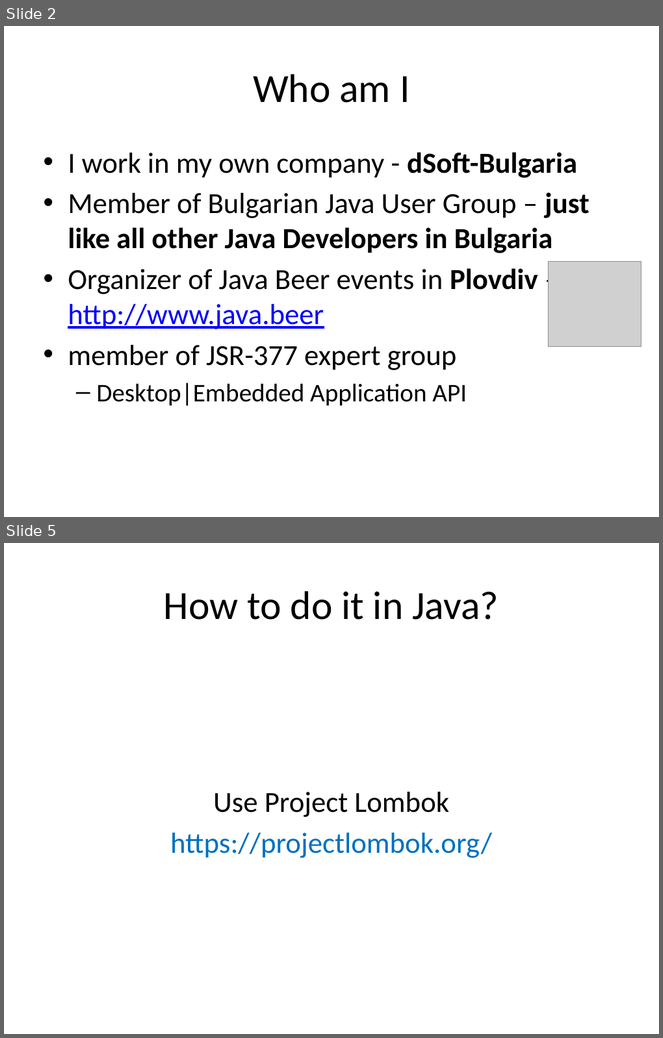
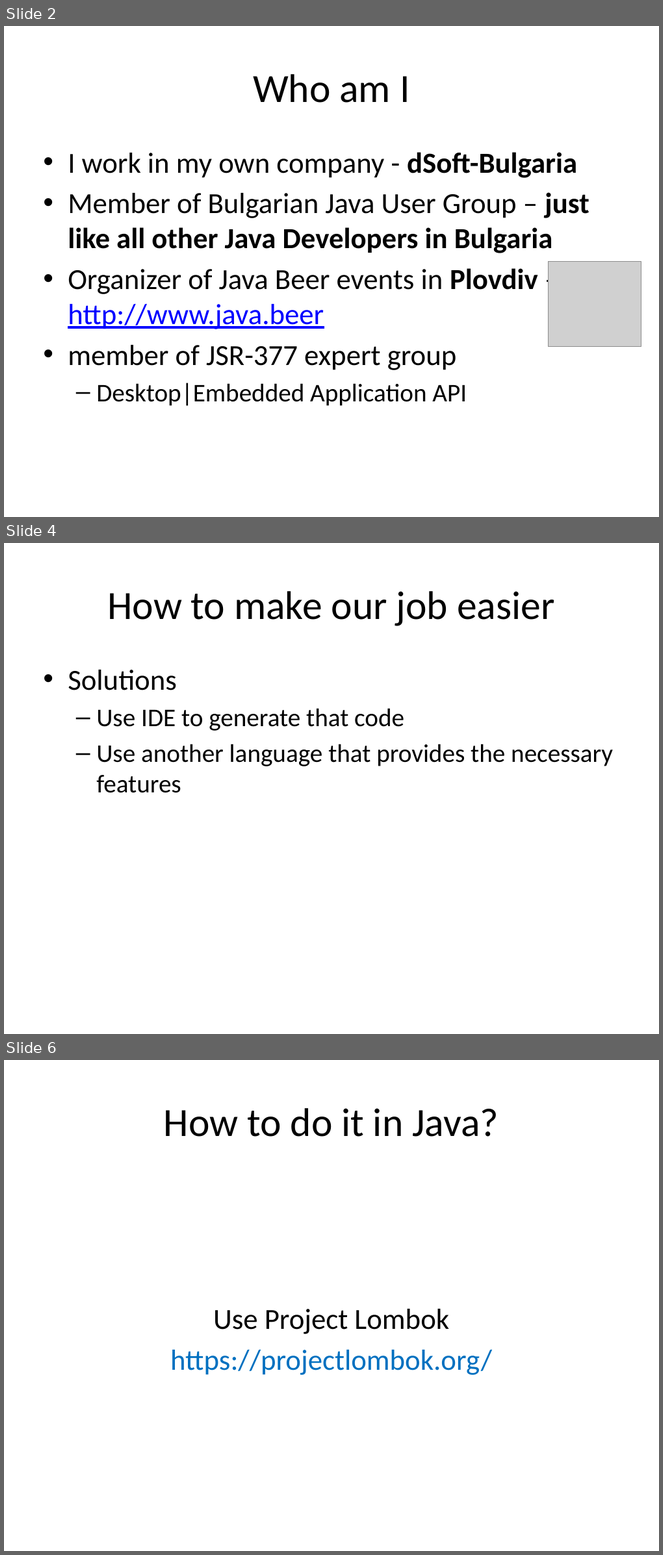
Before and after one commit to doychin/java2days, a slide deck: Making our day job easy.pptx. Shown one above the other, each under a label of ours: slides 2 and 5 before the commit, slides 2, 4 and 6 after it; the slides between them are not shown. The pictures are 663x1038 and 663x1555 pixels, drawn with LibreOffice and Linux fonts; fonts in the diff are those of the drawing; grey boxes stand for pictures; background and template pictures are left out. Boxes give left, top, right and bottom in pixels: in the first picture for what was removed or moved away, otherwise in the second. Text is boxed around its words. In the diff, an @@ line names an element or a change of style, - is before the commit and + after.

```diff
--- a/Making our day job easy.pptx
+++ b/Making our day job easy.pptx
@@ slide 4 added at (4,543,659,1034), background #FFFFFF @@
@@ title added at (107,591,555,626), 44 pt, text #000000 @@
+How to make our job easier
@@ text added at (68,670,613,793), 28 pt, text #000000 @@
+• Solutions
+  – Use IDE to generate that code
+  – Use another language that provides the necessary features
@@ what was slide 5 is now slide 6 @@
```
Also in this commit, not shown: 6 slides changed, 3 other slides added, 3 other files.
